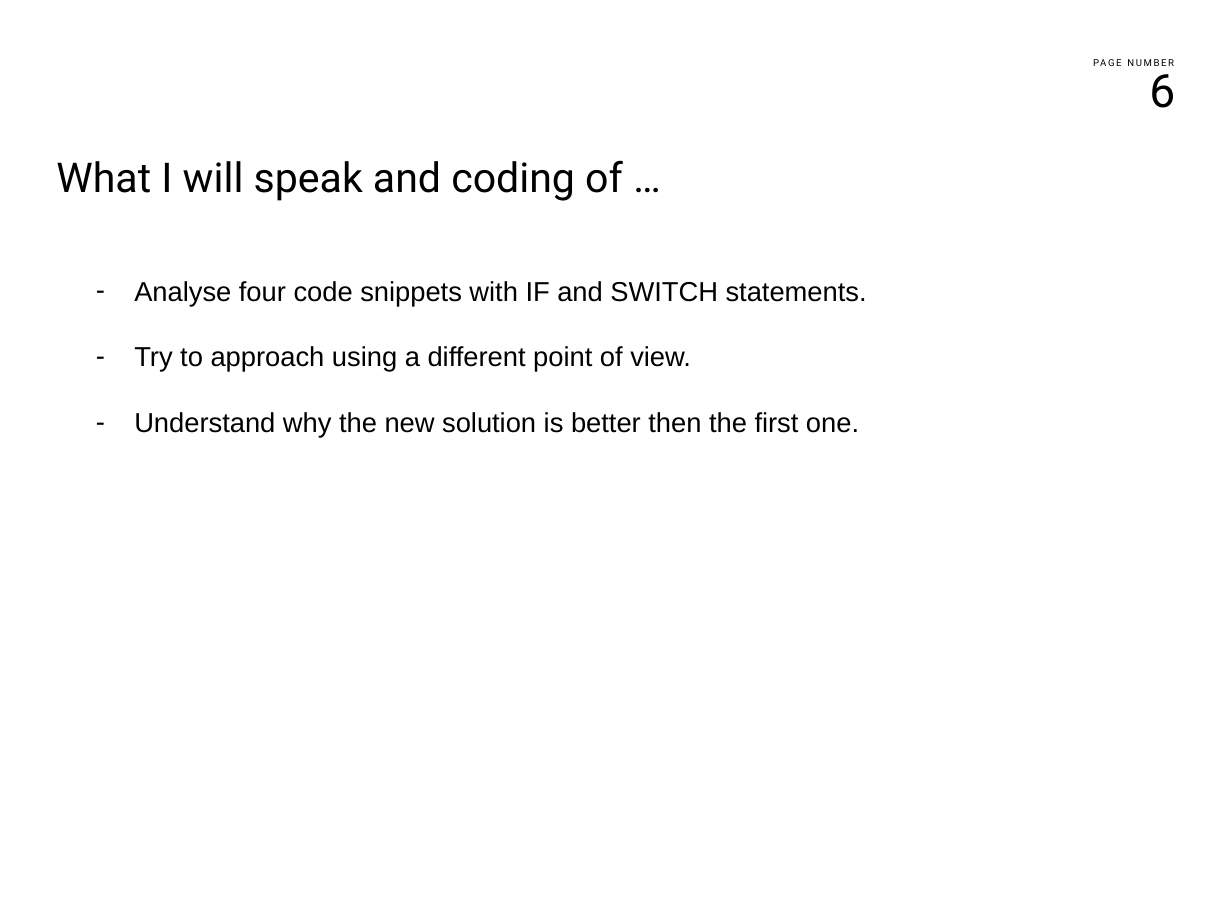
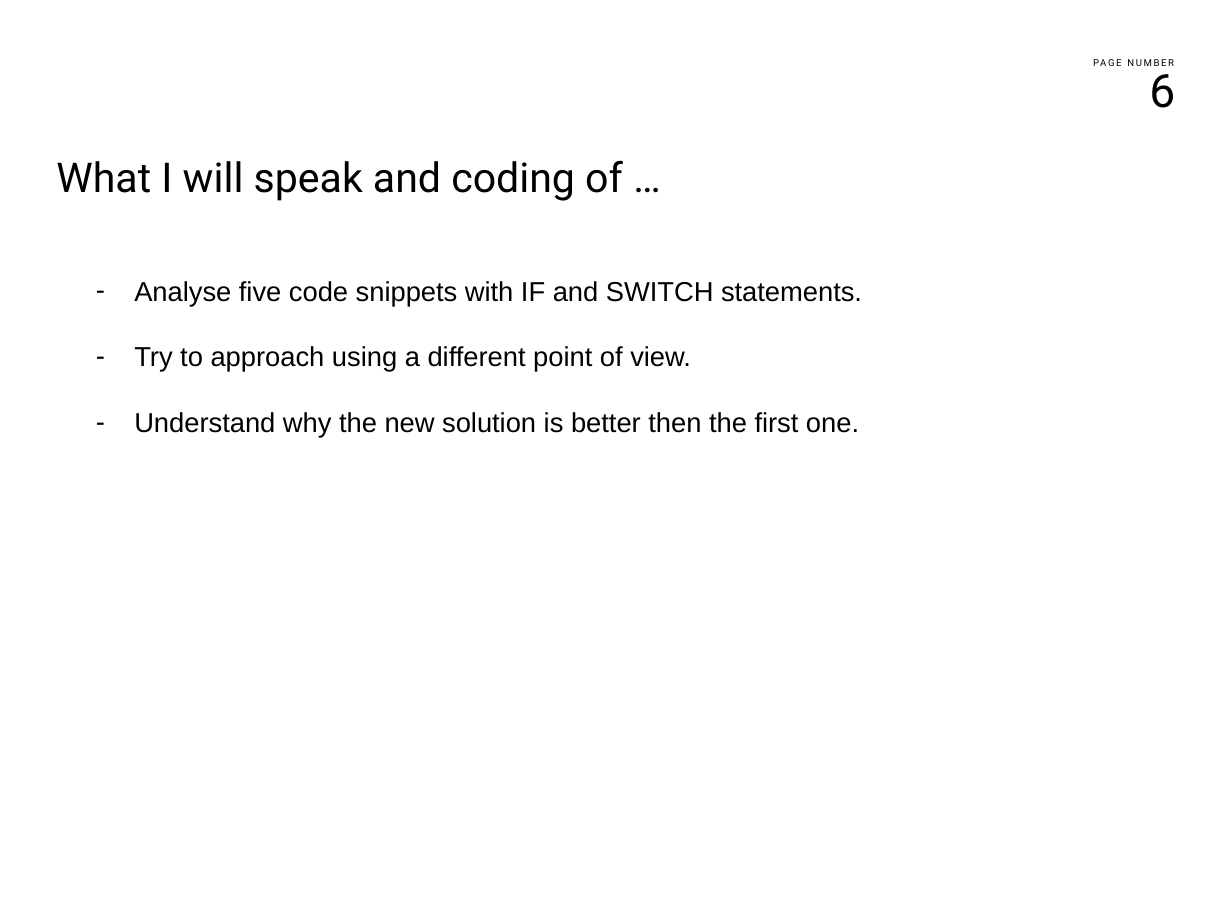
Before and after one commit to franco-melandri/NoIF, a slide deck: slide 6 of docs/noif.pptx. Drawn at 1232x924 pixels with LibreOffice and Linux fonts; fonts in the diff are those of the drawing; background and template pictures are left out. Boxes give left, top, right and bottom in pixels: in the first picture for what was removed or moved away, otherwise in the second. Text is boxed around its words. In the diff, an @@ line names an element or a change of style, - is before the commit and + after.

```diff
--- a/docs/noif.pptx
+++ b/docs/noif.pptx
@@ text at <box>134,281,862,307</box>: text changed @@
-– Analyse four code snippets with IF and SWITCH statements.
+– Analyse five code snippets with IF and SWITCH statements.
```
Also in this commit, not shown: 4 other slides changed.
